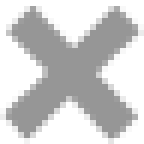
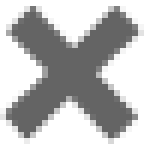
Before/after of a 144×144 layered artwork. What changed in the layer stack:
added layer "×" (1st of 4) above "×" over [0,6,144,144]
hid "×" (2nd of 4) over [0,6,144,144]
